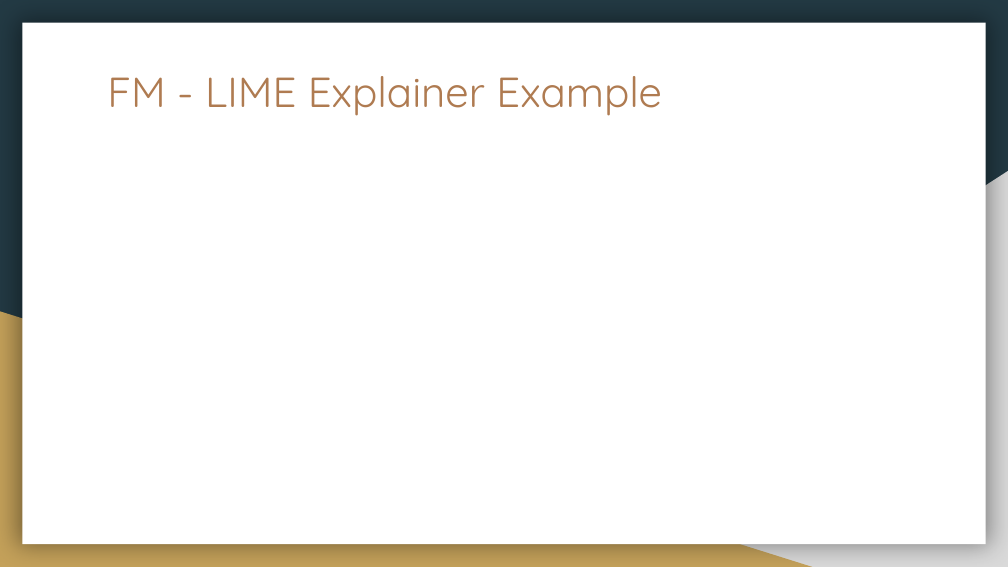
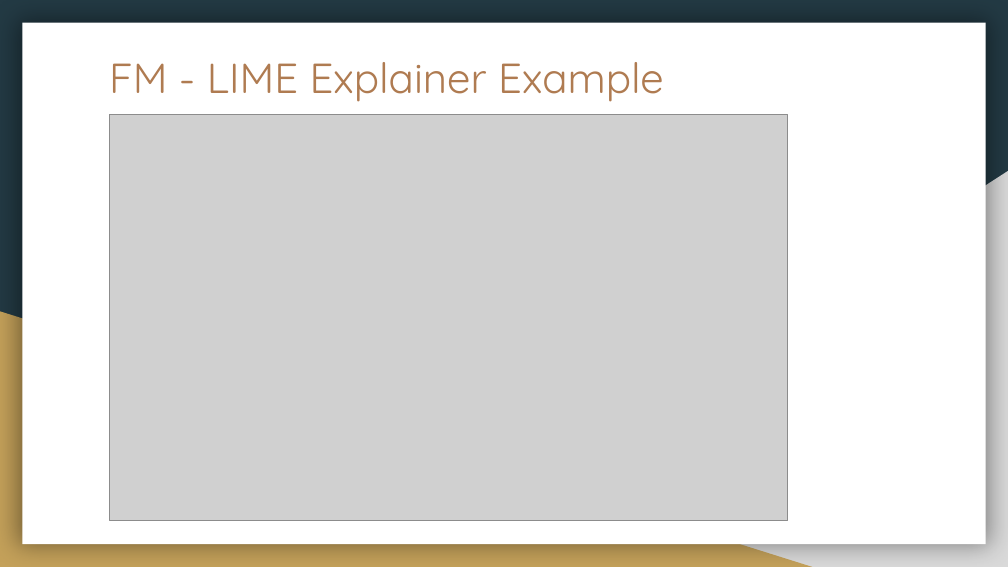
Before and after one commit to aidowu1/Hands-on-Intro-to-building-Explainability-for-RecSys, a slide deck: slide 43 of Presentation/Hands-on Intro to developing Explainability for Recommendation Systems.pptx (slide 42 before the commit). Drawn at 1008x567 pixels with LibreOffice and Linux fonts; fonts in the diff are those of the drawing; grey boxes stand for pictures. Boxes give left, top, right and bottom in pixels: in the first picture for what was removed or moved away, otherwise in the second. Text is boxed around its words. In the diff, an @@ line names an element or a change of style, - is before the commit and + after.

```diff
--- a/Presentation/Hands-on Intro to developing Explainability for Recommendation Systems.pptx
+++ b/Presentation/Hands-on Intro to developing Explainability for Recommendation Systems.pptx
@@ title "FM - LIME Explainer Example" moved from (x1=107, y1=76, x2=662, y2=116) to (x1=109, y1=62, x2=664, y2=102) @@
@@ picture added at (x1=110, y1=115, x2=788, y2=521) @@
```
Also in this commit, not shown: 11 other slides changed, 5 slides added, 1 slide removed, 9 other files.
